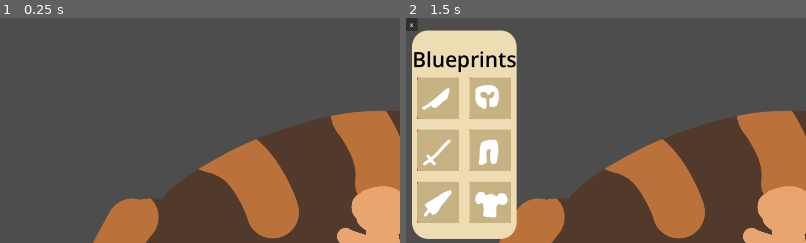
Above: before the commit, frames 1-2 (left to right).
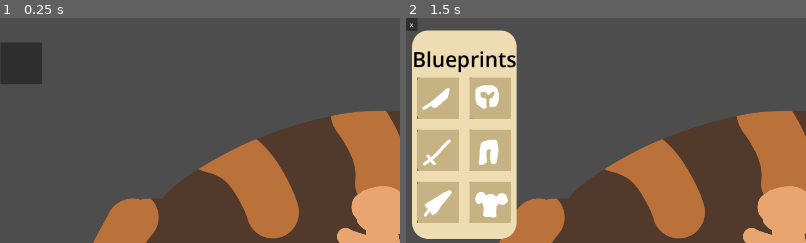
Above: after the commit, the same moments.

Repository: OrusLiOx/To-Slay-A-Dragon
Game: Godot game, scene res://Scenes/Screens/main.tscn
Two runs of this game, one before a commit and one after it. Both use one fixed random seed, a clock stepped at 60 frames per second and the inputs below. The engine's default icon, where the game draws it, is replaced by a stand-in: a white triangle on a blue panel in a dark square.
Inputs (mouse positions are % of the whole screen's width and height, from its top left):
- Up to frame 1 (0.25 s): no input
- Up to frame 2 (1.5 s): click (26, 72) at 0.5 s; click "material" at 1.25 s
The pictures show only the part of the screen within x 0-50%, y 0-50%; the shares and areas given below are measured in that part.

The runs differ from the first frame. In frame 1, 1.9% of the frame differs, in the area x 0-11%, y 11-30%; in frame 2, nothing differs.

Commit message:
switch between camp and map + basic quest marker and quest data display

Diff:
--- /dev/null
+++ b/Godot/Scenes/Quest/combat.tscn
@@ -0,0 +1,15 @@
+[gd_scene load_steps=3 format=3 uid="uid://bxfmkq8bgumev"]
+
+[ext_resource type="Script" path="res://Scenes/Scripts/combat.gd" id="1_l0hou"]
+[ext_resource type="PackedScene" uid="uid://dmylbepggimag" path="res://Scenes/Quest/enemy.tscn" id="2_5ocxk"]
+
+[node name="Combat" type="Node2D"]
+script = ExtResource("1_l0hou")
+
+[node name="Enemy" parent="." instance=ExtResource("2_5ocxk")]
+position = Vector2(433, 299)
+
+[node name="ColorRect" type="ColorRect" parent="."]
+offset_right = 924.0
+offset_bottom = 984.0
+color = Color(0.933333, 0.862745, 0.701961, 1)
--- /dev/null
+++ b/Godot/Scenes/Quest/enemy.tscn
@@ -0,0 +1,6 @@
+[gd_scene load_steps=2 format=3 uid="uid://dmylbepggimag"]
+
+[ext_resource type="Script" path="res://Scenes/Scripts/enemy.gd" id="1_027dj"]
+
+[node name="Enemy" type="Sprite2D"]
+script = ExtResource("1_027dj")
--- a/Godot/Scenes/Quest/quest.tscn
+++ b/Godot/Scenes/Quest/quest.tscn
@@ -2,5 +2,7 @@
 
 [ext_resource type="Script" path="res://Scenes/Scripts/quest.gd" id="1_ja0dw"]
 
-[node name="Quest" type="Node2D"]
+[node name="Quest" type="Button"]
+offset_right = 100.0
+offset_bottom = 100.0
 script = ExtResource("1_ja0dw")
--- a/Godot/Scenes/Screens/camp.tscn
+++ b/Godot/Scenes/Screens/camp.tscn
@@ -104,6 +104,12 @@
 z_index = 2
 position = Vector2(-960, -540)
 
+[node name="Switch" type="Button" parent="."]
+offset_left = -959.0
+offset_top = -481.0
+offset_right = -859.0
+offset_bottom = -381.0
+
 [connection signal="mouse_entered" from="Lizor" to="." method="_on_lizor_mouse_entered"]
 [connection signal="mouse_exited" from="Lizor" to="." method="_on_lizor_mouse_exited"]
 [connection signal="button_down" from="Anvil" to="." method="_on_anvil_button_down"]
@@ -115,3 +121,4 @@
 [connection signal="mouse_entered" from="Blacksmith/Dialogue/Backdrop" to="Blacksmith" method="_on_backdrop_mouse_entered"]
 [connection signal="mouse_exited" from="Blacksmith/Dialogue/Backdrop" to="Blacksmith" method="_on_backdrop_mouse_exited"]
 [connection signal="exit" from="ForgeMenu" to="." method="_on_forge_menu_exit"]
+[connection signal="button_down" from="Switch" to="." method="_on_switch_button_down"]
--- a/Godot/Scenes/Screens/main.tscn
+++ b/Godot/Scenes/Screens/main.tscn
@@ -1,9 +1,17 @@
-[gd_scene load_steps=2 format=3 uid="uid://dwgh5bcbxpkpj"]
+[gd_scene load_steps=4 format=3 uid="uid://dwgh5bcbxpkpj"]
 
 [ext_resource type="PackedScene" uid="uid://bmx0jemjixann" path="res://Scenes/Screens/camp.tscn" id="1_vlsre"]
+[ext_resource type="Script" path="res://Scenes/Scripts/main.gd" id="1_xlm4h"]
+[ext_resource type="PackedScene" uid="uid://3po5cq6p7ujc" path="res://Scenes/Screens/map.tscn" id="2_mievb"]
 
 [node name="Main" type="Node2D"]
+script = ExtResource("1_xlm4h")
 
 [node name="Camp" parent="." instance=ExtResource("1_vlsre")]
 
+[node name="Map" parent="." instance=ExtResource("2_mievb")]
+
 [node name="Camera2D" type="Camera2D" parent="."]
+
+[connection signal="toMap" from="Camp" to="." method="_on_camp_to_map"]
+[connection signal="toCamp" from="Map" to="." method="_on_map_to_camp"]
--- a/Godot/Scenes/Screens/map.tscn
+++ b/Godot/Scenes/Screens/map.tscn
@@ -1,3 +1,125 @@
-[gd_scene format=3 uid="uid://3po5cq6p7ujc"]
+[gd_scene load_steps=8 format=3 uid="uid://3po5cq6p7ujc"]
+
+[ext_resource type="Script" path="res://Scenes/Scripts/map.gd" id="1_bqrdo"]
+[ext_resource type="Texture2D" uid="uid://b6k2ynjqiyrby" path="res://Sprites/temp_map.png" id="1_mbdqn"]
+[ext_resource type="PackedScene" uid="uid://b0781ipcpmjaf" path="res://Scenes/Quest/quest.tscn" id="3_d64i7"]
+[ext_resource type="LabelSettings" uid="uid://cb4eflp81bok5" path="res://Themes/HeaderLabel.tres" id="4_cpy0l"]
+[ext_resource type="LabelSettings" uid="uid://dw18pcv0wtiom" path="res://Themes/BodyLabel.tres" id="5_7xw65"]
+[ext_resource type="PackedScene" uid="uid://bnvwxkdgsp4vp" path="res://Scenes/Pieces/part_sprite.tscn" id="6_h4mvh"]
+[ext_resource type="PackedScene" uid="uid://bxfmkq8bgumev" path="res://Scenes/Quest/combat.tscn" id="7_fpvvu"]
 
 [node name="Map" type="Node2D"]
+script = ExtResource("1_bqrdo")
+
+[node name="TempMap" type="Sprite2D" parent="."]
+texture = ExtResource("1_mbdqn")
+
+[node name="Switch" type="Button" parent="."]
+offset_left = -948.0
+offset_top = -517.0
+offset_right = -848.0
+offset_bottom = -417.0
+
+[node name="Quests" type="Node2D" parent="."]
+
+[node name="Goblin Grotto" parent="Quests" instance=ExtResource("3_d64i7")]
+offset_left = -844.0
+offset_top = -81.0
+offset_right = -744.0
+offset_bottom = 19.0
+questMaterial = "m1"
+questEnemy = "Goblin"
+dataDisplayPosition = Vector2(-734, -235)
+
+[node name="Slime Meadows" parent="Quests" instance=ExtResource("3_d64i7")]
+offset_left = -721.0
+offset_top = 314.0
+offset_right = -621.0
+offset_bottom = 414.0
+questMaterial = "f1"
+questEnemy = "Slime"
+dataDisplayPosition = Vector2(-600, 126)
+
+[node name="Slithering Stream" parent="Quests" instance=ExtResource("3_d64i7")]
+offset_left = -330.0
+offset_top = 204.0
+offset_right = -230.0
+offset_bottom = 304.0
+questMaterial = "s1"
+questEnemy = "Snake"
+dataDisplayPosition = Vector2(-217, 126)
+
+[node name="QuestName" type="Label" parent="."]
+z_index = 1
+offset_left = -600.0
+offset_top = 126.0
+offset_right = -298.0
+offset_bottom = 195.0
+text = "Quest Name"
+label_settings = ExtResource("4_cpy0l")
+
+[node name="MaterialLabel" type="Label" parent="QuestName"]
+layout_mode = 0
+offset_left = 50.0
+offset_top = 77.0
+offset_right = 269.0
+offset_bottom = 162.0
+text = "Material:
+common metal"
+label_settings = ExtResource("5_7xw65")
+horizontal_alignment = 1
+
+[node name="Node2D" type="Node2D" parent="QuestName"]
+position = Vector2(109, 184)
+
+[node name="Enemy" type="Label" parent="QuestName/Node2D"]
+offset_right = 106.0
+offset_bottom = 42.0
+text = "Enemy:"
+label_settings = ExtResource("5_7xw65")
+
+[node name="EnemyData" type="Label" parent="QuestName/Node2D/Enemy"]
+layout_mode = 0
+offset_left = -43.0
+offset_top = 50.0
+offset_right = 231.0
+offset_bottom = 215.0
+text = "enemy type
+Attack:
+Defense:"
+label_settings = ExtResource("5_7xw65")
+
+[node name="You" type="Label" parent="QuestName/Node2D"]
+offset_left = 300.0
+offset_right = 406.0
+offset_bottom = 42.0
+text = "You:"
+label_settings = ExtResource("5_7xw65")
+
+[node name="YourData" type="Label" parent="QuestName/Node2D/You"]
+layout_mode = 0
+offset_left = -43.0
+offset_top = 50.0
+offset_right = 231.0
+offset_bottom = 215.0
+text = "
+Attack:
+Defense:"
+label_settings = ExtResource("5_7xw65")
+
+[node name="ColorRect" type="ColorRect" parent="QuestName"]
+clip_children = 2
+z_index = -1
+layout_mode = 0
+offset_right = 616.0
+offset_bottom = 391.0
+color = Color(0.933333, 0.862745, 0.701961, 1)
+
+[node name="PartSprite" parent="QuestName" instance=ExtResource("6_h4mvh")]
+position = Vector2(442, 120)
+
+[node name="Combat" parent="." instance=ExtResource("7_fpvvu")]
+visible = false
+position = Vector2(-495, -491)
+
+[connection signal="button_down" from="Switch" to="." method="_on_switch_button_down"]
--- a/Godot/Scenes/Scripts/camp.gd
+++ b/Godot/Scenes/Scripts/camp.gd
@@ -7,6 +7,8 @@
 var mouse:InputEventMouseMotion
 var heartParticles
 
+signal toMap()
+
 # Called when the node enters the scene tree for the first time.
 func _ready():
 	mouse = InputEventMouseMotion.new()
@@ -15,8 +17,12 @@
 	blacksmith = $Blacksmith
 	forge = $ForgeMenu
 	$Anvil/Aura.visible = false
+	open()
+	pass # Replace with function body.
+
+func open():
 	_on_forge_menu_exit()
-	pass # Replace with function body.
+	blacksmith.dialogue.modulate.a = 0
 
 func _process(_delta):
 	if touchingLizor and Input.is_action_pressed("Pet"):
@@ -27,13 +33,14 @@
 func _on_anvil_button_down():
 	blacksmith.active = false
 	$Anvil/Aura.visible = false
+	$Switch.visible = false
 	forge.visible = true
 	forge.set_process(true)
 	forge.open()
 	pass # Replace with function body.
 
-
 func _on_forge_menu_exit():
+	$Switch.visible = true
 	blacksmith.active = true
 
 	forge.visible = false
@@ -41,24 +48,25 @@
 
 	pass # Replace with function body.
 
-
 func _on_anvil_mouse_entered():
 	if !forge.visible:
 		$Anvil/Aura.visible = true
 	pass # Replace with function body.
 
-
 func _on_anvil_mouse_exited():
 	$Anvil/Aura.visible = false
 	pass # Replace with function body.
-
 
 func _on_lizor_mouse_entered():
 	touchingLizor =true
 	pass # Replace with function body.
 
-
 func _on_lizor_mouse_exited():
 
 	touchingLizor =false
 	pass # Replace with function body.
+
+func _on_switch_button_down():
+	emit_signal("toMap")
+	open()
+	pass # Replace with function body.
--- /dev/null
+++ b/Godot/Scenes/Scripts/combat.gd
@@ -0,0 +1,15 @@
+extends Node2D
+
+
+# Called when the node enters the scene tree for the first time.
+func _ready():
+	pass # Replace with function body.
+
+
+# Called every frame. 'delta' is the elapsed time since the previous frame.
+func _process(delta):
+	pass
+
+func start(quest):
+
+	pass
--- /dev/null
+++ b/Godot/Scenes/Scripts/enemy.gd
@@ -0,0 +1,23 @@
+extends Sprite2D
+var type : String
+var attack : float
+var defense : float
+var hp : float
+
+func set_enemy(t : String ):
+	type = t
+	match(type):
+		"slime":
+			attack = 10
+			defense = 10
+		"goblin":
+			attack = 10
+			defense = 10
+		"snake":
+			attack = 10
+			defense = 10
+
+	heal()
+
+func heal():
+	hp = defense
--- /dev/null
+++ b/Godot/Scenes/Scripts/main.gd
@@ -0,0 +1,32 @@
+extends Node2D
+var camp
+var map
+var toCamp
+var toMap
+
+# Called when the node enters the scene tree for the first time.
+func _ready():
+	camp = $Camp
+	map = $Map
+
+	_on_map_to_camp()
+	pass # Replace with function body.
+
+
+# Called every frame. 'delta' is the elapsed time since the previous frame.
+func _process(_delta):
+	pass
+
+
+
+func _on_camp_to_map():
+	map.position = Vector2(0,0)
+	camp.position = Vector2(0,2000)
+	pass # Replace with function body.
+
+
+func _on_map_to_camp():
+	camp.open()
+	camp.position = Vector2(0,0)
+	map.position = Vector2(0,2000)
+	pass # Replace with function body.
--- /dev/null
+++ b/Godot/Scenes/Scripts/map.gd
@@ -0,0 +1,60 @@
+extends Node2D
+
+var questData:Dictionary
+var quests
+var combat
+
+signal toCamp()
+# Called when the node enters the scene tree for the first time.
+func _ready():
+	combat = $Combat
+
+	questData["main"]=$QuestName
+	questData["material"] = $QuestName/MaterialLabel
+	questData["material sprite"] = $QuestName/PartSprite
+	questData["enemy name"] = $QuestName/Node2D/Enemy
+	questData["enemy stats"] = $QuestName/Node2D/Enemy/EnemyData
+	questData["your stats"] = $QuestName/Node2D/You/YourData
+	quests = $Quests.get_children()
+
+	for quest in quests:
+		quest.mouse_entered.connect(show_quest_data.bind(quest))
+		quest.mouse_exited.connect(hide_quest_data)
+		quest.button_down.connect(start_quest.bind(quest))
+	pass # Replace with function body.
+
+func start_quest(quest):
+	combat.visible = true
+	$Switch.disable = true
+	for q in quests:
+		q.disabled = true
+	questData["main"].visible = false
+	combat.start(quest)
+
+func finish_quest():
+	combat.visible = false
+	$Switch.disable = false
+	for quest in quests:
+		quest.disabled = true
+
+func show_quest_data(quest):
+	if combat.visible:
+		return
+	var part = Part.new(quest.questMaterial[0], int(quest.questMaterial[1]))
+	questData["main"].position = quest.dataDisplayPosition
+	questData["main"].text = quest.name
+	questData["material"].text = part.get_name()
+	questData["material sprite"].set_part(part)
+	questData["enemy name"].text = quest.questEnemy
+	#questData["enemy stats"].text
+	questData["your stats"].text = str(Storage.equipment[Storage.curWeapon].value) + "\n"
+	questData["your stats"].text += str(Storage.equipment[Storage.curArmor].value)
+	questData["main"].visible = true
+	pass
+
+func hide_quest_data():
+	questData["main"].visible = false
+
+func _on_switch_button_down():
+	emit_signal("toCamp")
+	pass # Replace with function body.
--- a/Godot/Scenes/Scripts/quest.gd
+++ b/Godot/Scenes/Scripts/quest.gd
@@ -1,11 +1,8 @@
-extends Node2D
+extends Button
 
+@export var questMaterial :String
+@export var questEnemy : String
+@export var dataDisplayPosition : Vector2
 
-# Called when the node enters the scene tree for the first time.
-func _ready():
-	pass # Replace with function body.
-
-
-# Called every frame. 'delta' is the elapsed time since the previous frame.
-func _process(delta):
-	pass
+signal show_quest_data(quest)
+signal hide_quest_data()
Not shown: 2 places in Godot/Scenes/Menu/forge_menu.tscn that only renumber resources
Binary file added: Godot/Sprites/temp_map.png
Not shown, added: Godot/Sprites/temp_map.png.import
Not shown, changed: Art/fullCanvas.mdp
